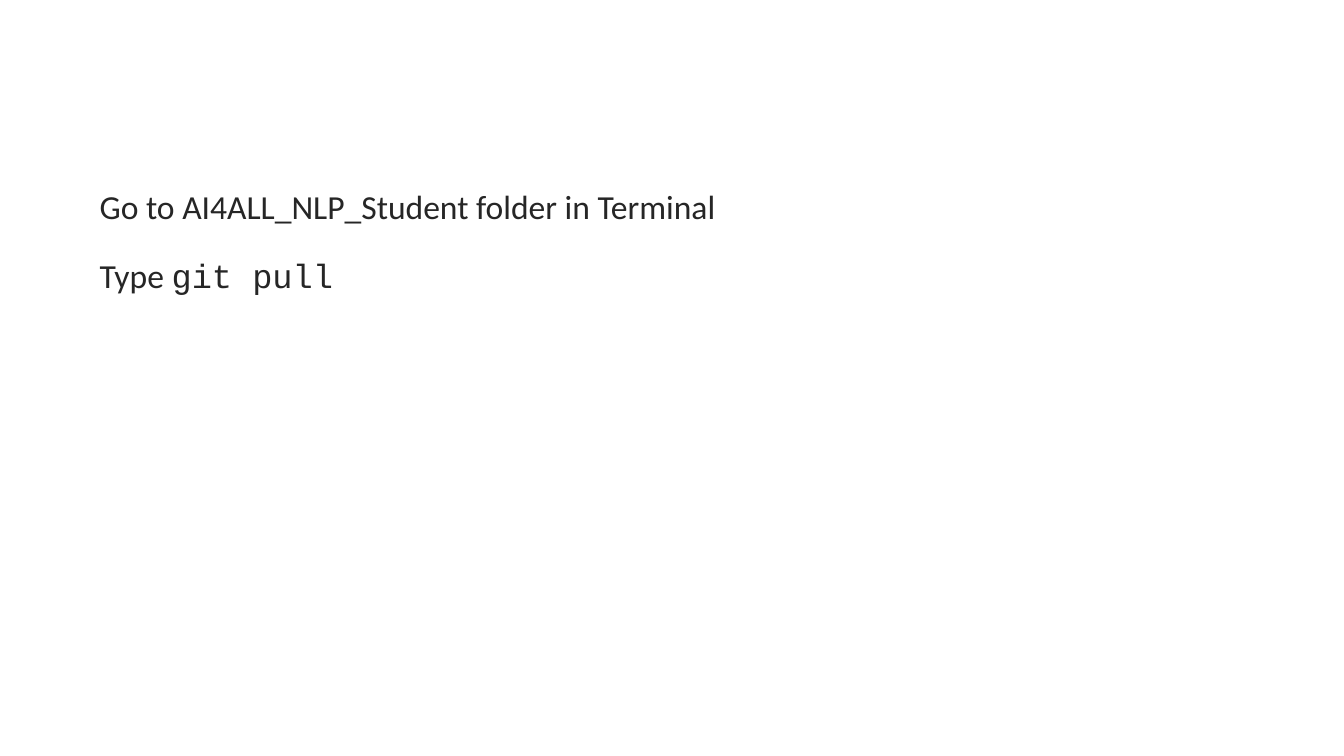
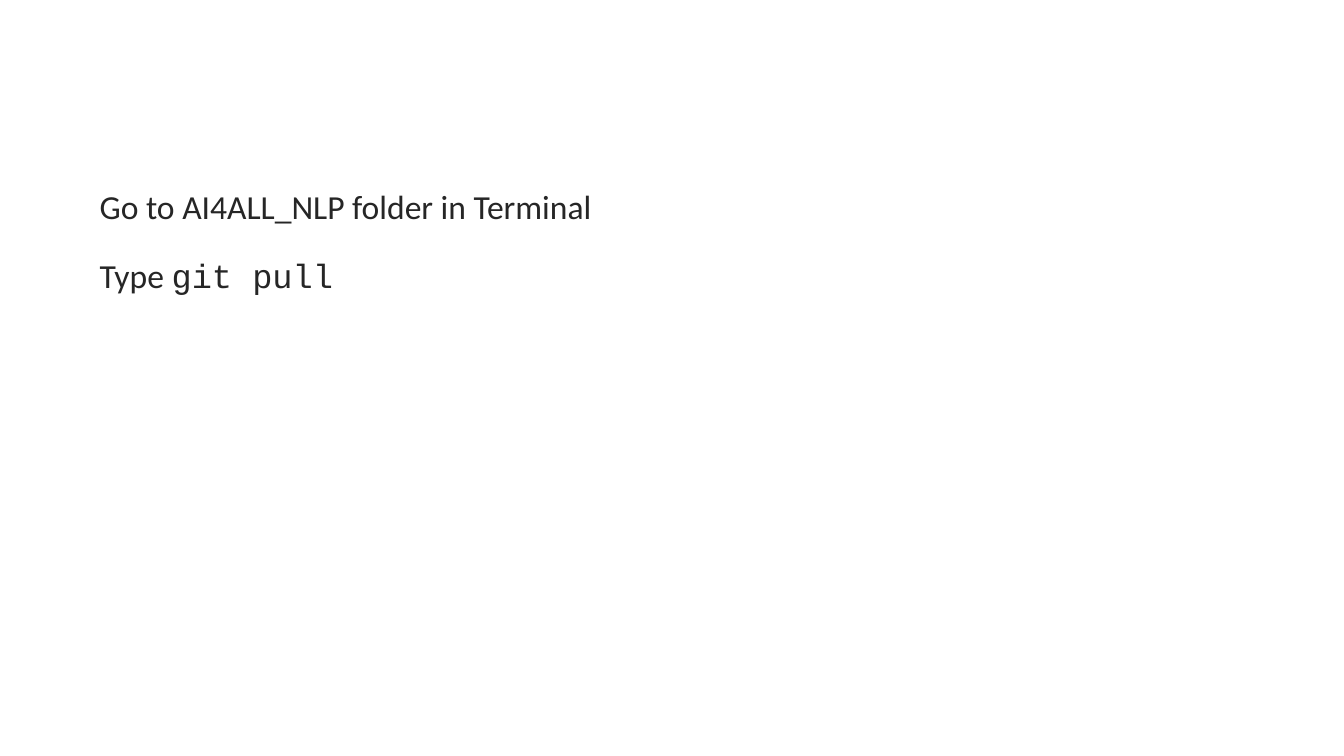
Before and after one commit to Ethan-Tseng/AI4ALL-NLP, a slide deck: slide 22 of Week_1/Slides/Day5_NLP_EvaluationMetrics.pptx. Drawn at 1344x756 pixels with LibreOffice and Linux fonts; fonts in the diff are those of the drawing. Boxes give left, top, right and bottom in pixels: in the first picture for what was removed or moved away, otherwise in the second. Text is boxed around its words. In the diff, an @@ line names an element or a change of style, - is before the commit and + after.

```diff
--- a/Week_1/Slides/Day5_NLP_EvaluationMetrics.pptx
+++ b/Week_1/Slides/Day5_NLP_EvaluationMetrics.pptx
@@ text at (x1=100, y1=195, x2=592, y2=224): text changed @@
-Go to AI4ALL_NLP_Student folder in Terminal
+Go to AI4ALL_NLP folder in Terminal
```
Also in this commit, not shown: 1 other file.
